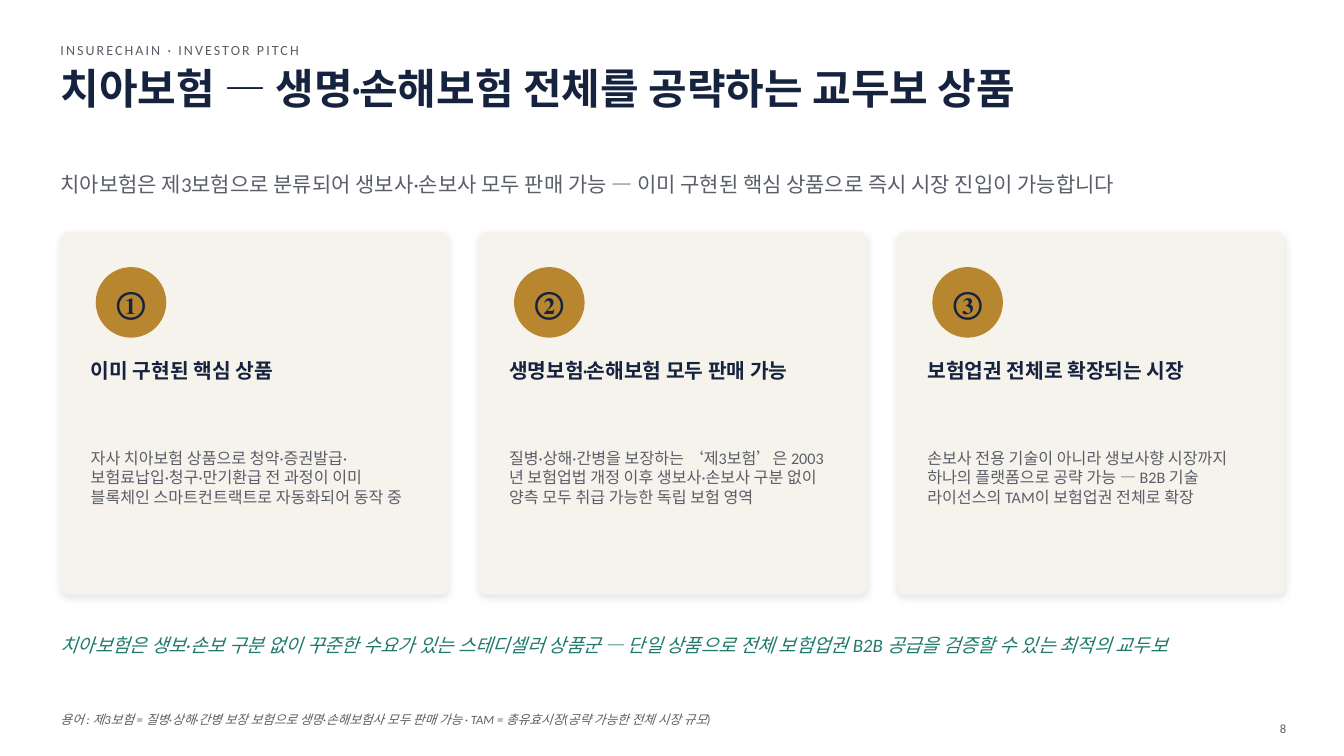
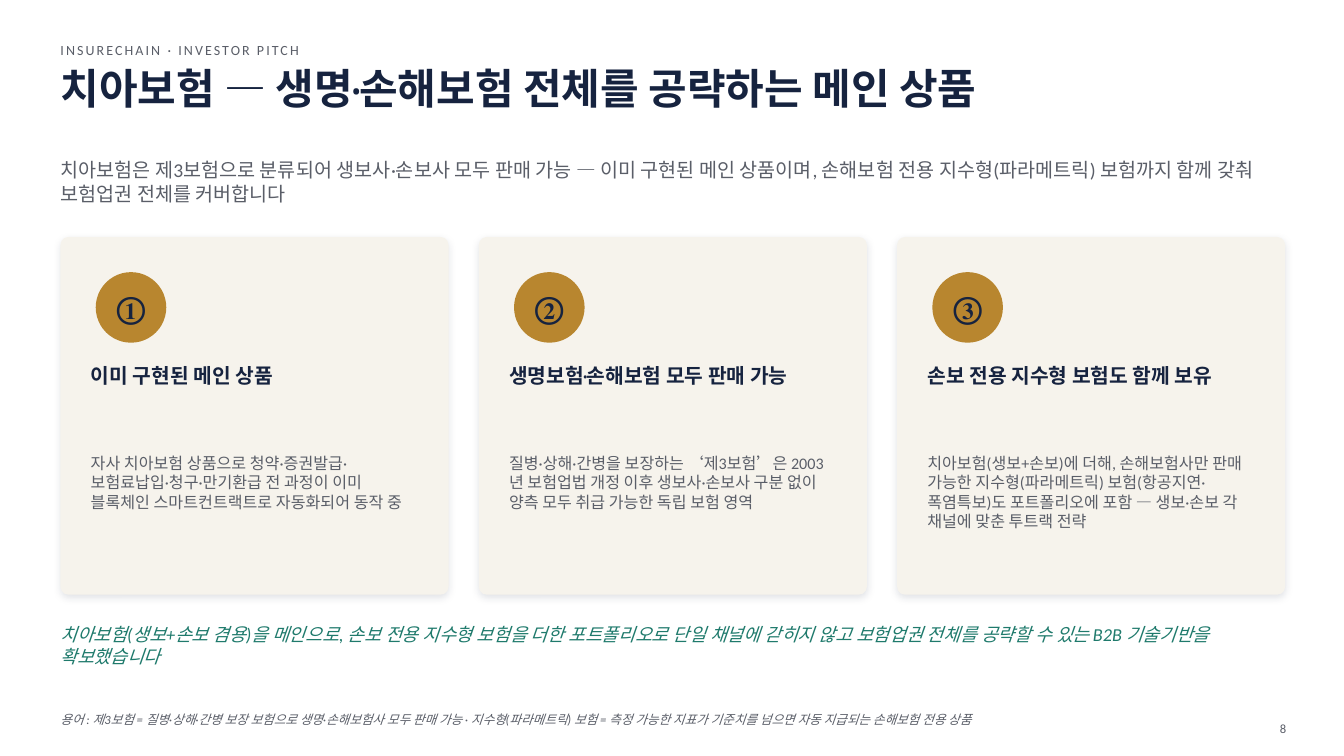
Before and after one commit to leeyonsei78/capstone_project_alpha, a slide deck: slide 8 of 인슈어체인_투자피칭_발표자료.pptx. Drawn at 1344x756 pixels with LibreOffice and Linux fonts; fonts in the diff are those of the drawing. Boxes give left, top, right and bottom in pixels: in the first picture for what was removed or moved away, otherwise in the second. Text is boxed around its words. In the diff, an @@ line names an element or a change of style, - is before the commit and + after.

```diff
--- a/인슈어체인_투자피칭_발표자료.pptx
+++ b/인슈어체인_투자피칭_발표자료.pptx
@@ title at [60,68,976,108]: text changed @@
-치아보험 — 생명·손해보험 전체를 공략하는 교두보 상품
+치아보험 — 생명·손해보험 전체를 공략하는 메인 상품
@@ text at [60,160,1253,203]: text changed; size 15 to 14 pt @@
-치아보험은 제3보험으로 분류되어 생보사·손보사 모두 판매 가능 — 이미 구현된 핵심 상품으로 즉시 시장 진입이 가능합니다
+치아보험은 제3보험으로 분류되어 생보사·손보사 모두 판매 가능 — 이미 구현된 메인 상품이며, 손해보험 전용 지수형(파라메트릭) 보험까지 함께 갖춰 보험업권 전체를 커버합니다
@@ rounded rectangle: place and size @@
-rounded rectangle at [60,232,449,595]
+rounded rectangle at [60,237,449,595]
@@ rounded rectangle: place and size @@
-rounded rectangle at [479,232,867,595]
+rounded rectangle at [479,237,867,595]
@@ proportions changed in 3 elements at [60,237,449,595], [479,237,867,595], [897,237,1286,595] @@
@@ rounded rectangle: place and size @@
-rounded rectangle at [897,232,1286,595]
+rounded rectangle at [897,237,1286,595]
@@ 6 texts, 3 ellipses: place and size @@
-6 texts, 3 ellipses at [91,267,1003,505]
+6 texts, 3 ellipses at [91,272,1003,510]
@@ text at [91,366,272,385]: text changed @@
-이미 구현된 핵심 상품
+이미 구현된 메인 상품
@@ text at [927,366,1212,385]: text changed @@
-보험업권 전체로 확장되는 시장
+손보 전용 지수형 보험도 함께 보유
@@ text at [927,455,1242,529]: text changed @@
-손보사 전용 기술이 아니라 생보사향 시장까지 하나의 플랫폼으로 공략 가능 — B2B 기술 라이선스의 TAM이 보험업권 전체로 확장
+치아보험(생보+손보)에 더해, 손해보험사만 판매 가능한 지수형(파라메트릭) 보험(항공지연·폭염특보)도 포트폴리오에 포함 — 생보·손보 각 채널에 맞춘 투트랙 전략
@@ text at [60,625,1210,665]: text changed; size 13.5 to 13 pt @@
-치아보험은 생보·손보 구분 없이 꾸준한 수요가 있는 스테디셀러 상품군 — 단일 상품으로 전체 보험업권 B2B 공급을 검증할 수 있는 최적의 교두보
+치아보험(생보+손보 겸용)을 메인으로, 손보 전용 지수형 보험을 더한 포트폴리오로 단일 채널에 갇히지 않고 보험업권 전체를 공략할 수 있는 B2B 기술기반을 확보했습니다
@@ text at [60,713,971,725]: text changed @@
-용어 : 제3보험 = 질병·상해·간병 보장 보험으로 생명·손해보험사 모두 판매 가능 · TAM = 총유효시장(공략 가능한 전체 시장 규모)
+용어 : 제3보험 = 질병·상해·간병 보장 보험으로 생명·손해보험사 모두 판매 가능 · 지수형(파라메트릭) 보험 = 측정 가능한 지표가 기준치를 넘으면 자동 지급되는 손해보험 전용 상품
```
Also in this commit, not shown: 1 other slide changed.
